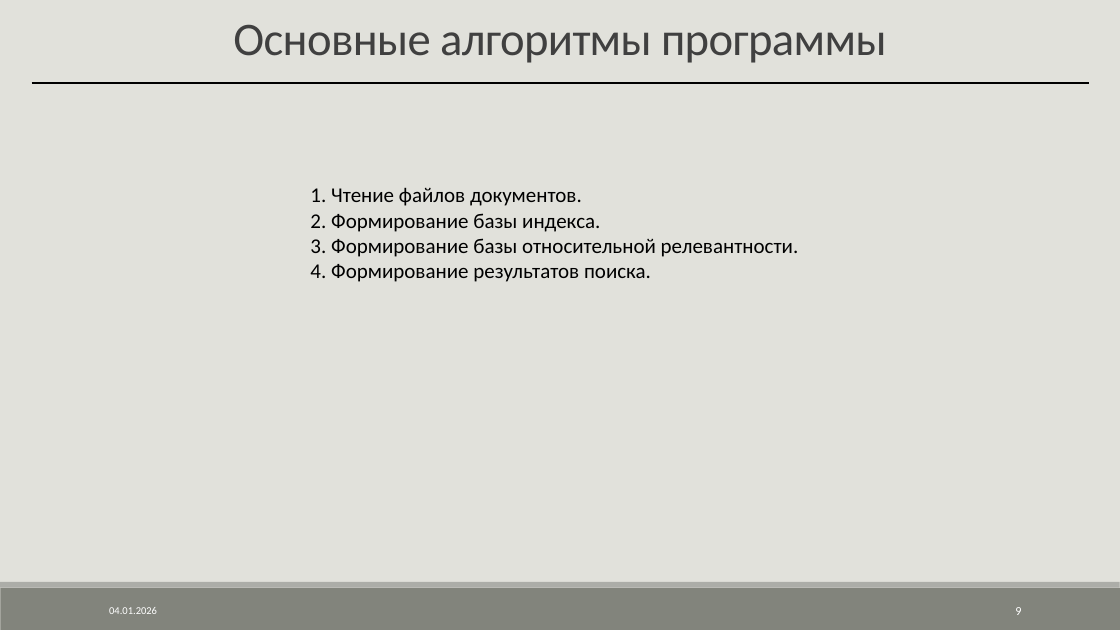
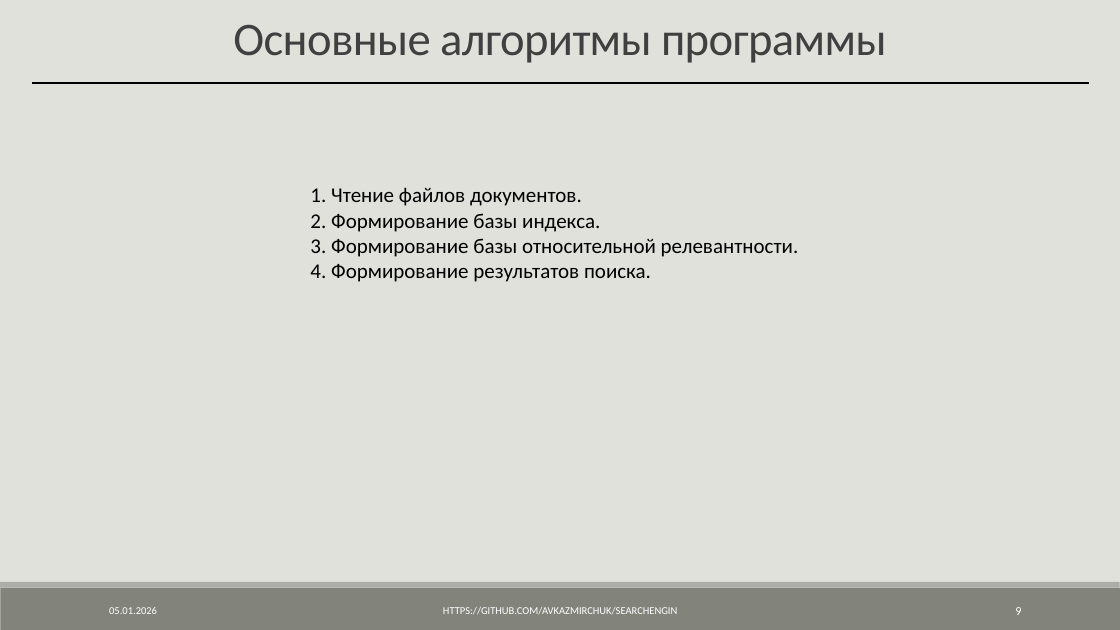
Before and after one commit to AVKazmirchuk/SearchEngine, a slide deck: slide 9 of presentation/защита [Автосохраненный].pptx. Drawn at 1120x630 pixels with LibreOffice and Linux fonts; fonts in the diff are those of the drawing. Boxes give left, top, right and bottom in pixels: in the first picture for what was removed or moved away, otherwise in the second. Text is boxed around its words. In the diff, an @@ line names an element or a change of style, - is before the commit and + after.

Commit message:
update presentation

```diff
--- a/presentation/защита [Автосохраненный].pptx
+++ b/presentation/защита [Автосохраненный].pptx
@@ text at [109,607,157,614]: text changed @@
-04.01.2026
+05.01.2026
@@ text added at [443,607,677,614], 9 pt, text #FFFFFF @@
+HTTPS://GITHUB.COM/AVKAZMIRCHUK/SEARCHENGIN
```
Also in this commit, not shown: 39 other slides changed, 6 other files.
